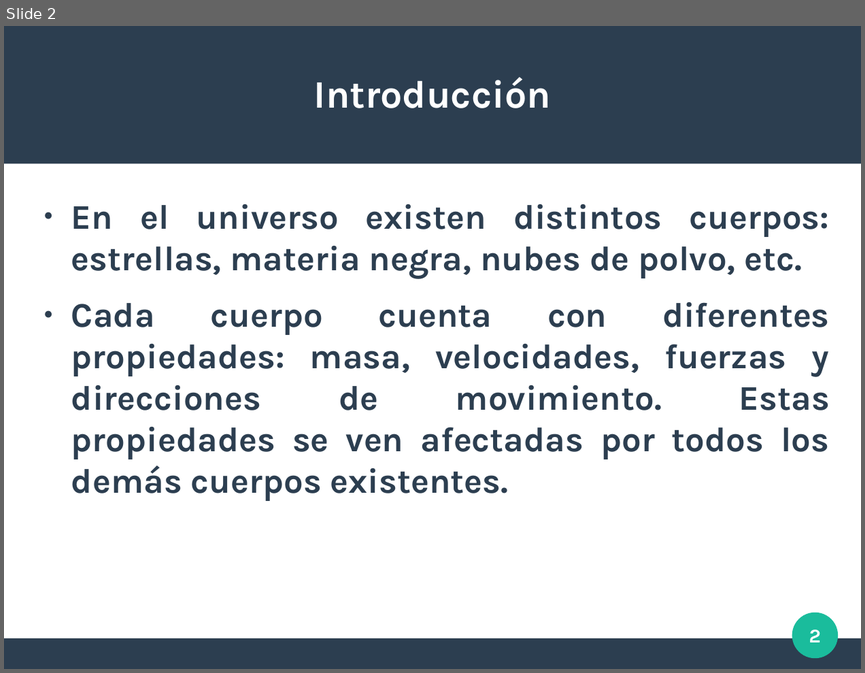
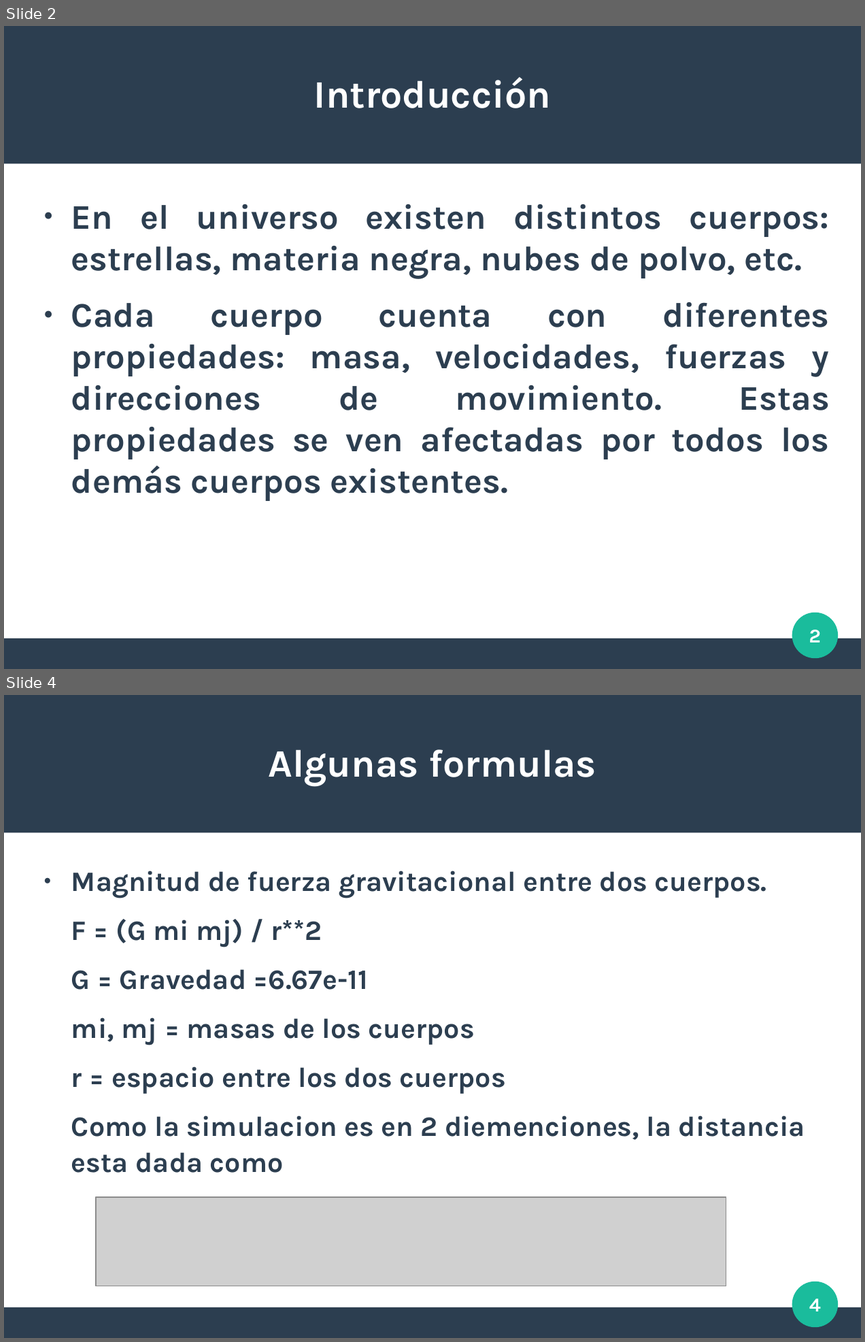
Before and after one commit to javier-a-agustin/tp-final-Introduccion-a-la-Concurrencia-2020, a slide deck: presentacion.odp. Shown one above the other, each under a label of ours: slide 2 before the commit, slides 2 and 4 after it; the slides between them are not shown. The pictures are 865x673 and 865x1342 pixels, drawn with LibreOffice and Linux fonts; fonts in the diff are those of the drawing; grey boxes stand for pictures. Boxes give left, top, right and bottom in pixels: in the first picture for what was removed or moved away, otherwise in the second. Text is boxed around its words. In the diff, an @@ line names an element or a change of style, - is before the commit and + after.

Commit message:
presentacion update

```diff
--- a/presentacion.odp
+++ b/presentacion.odp
@@ slide 4 added at (4, 695, 861, 1338), background #FFFFFF; not listed: 3 template elements that a slide beside it also shows @@
@@ title added at (269, 749, 596, 786), 36 pt, text #FFFFFF, bold @@
+Algunas formulas
@@ text added at (71, 870, 805, 1172), 26 pt, text #2C3E50, bold @@
+● Magnitud de fuerza gravitacional entre dos cuerpos.
+F = (G mi mj) / r**2
+G = Gravedad =6.67e-11
+mi, mj = masas de los cuerpos
+r = espacio entre los dos cuerpos
+Como la simulacion es en 2 diemenciones, la distancia esta dada como
@@ picture added at (96, 1198, 726, 1287) @@
@@ page number added at (809, 1298, 821, 1311), 18 pt, text #FFFFFF, bold @@
+4
```
Also in this commit, not shown: 2 slides changed, 2 other slides added, 1 slide removed, 1 other file.
